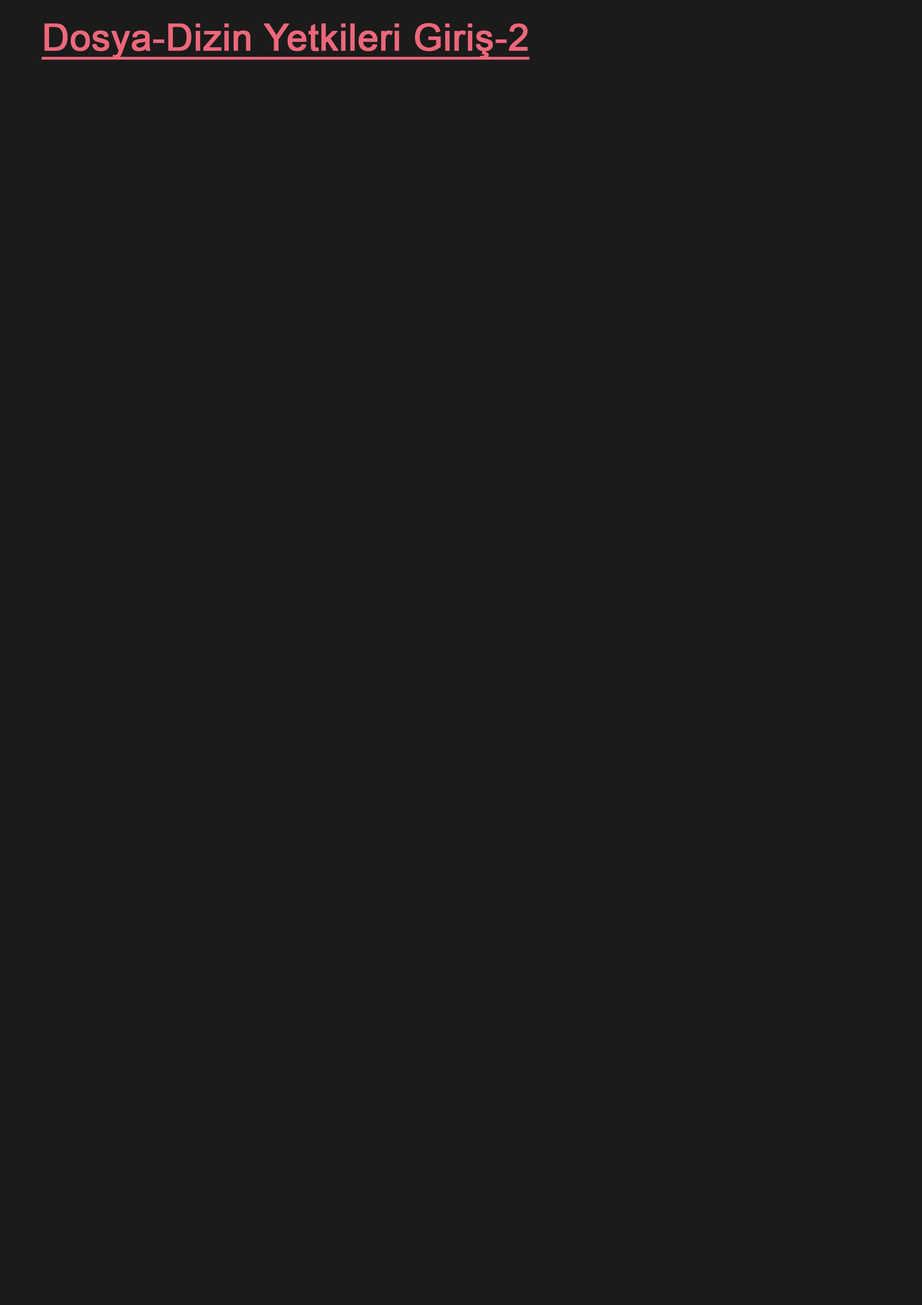
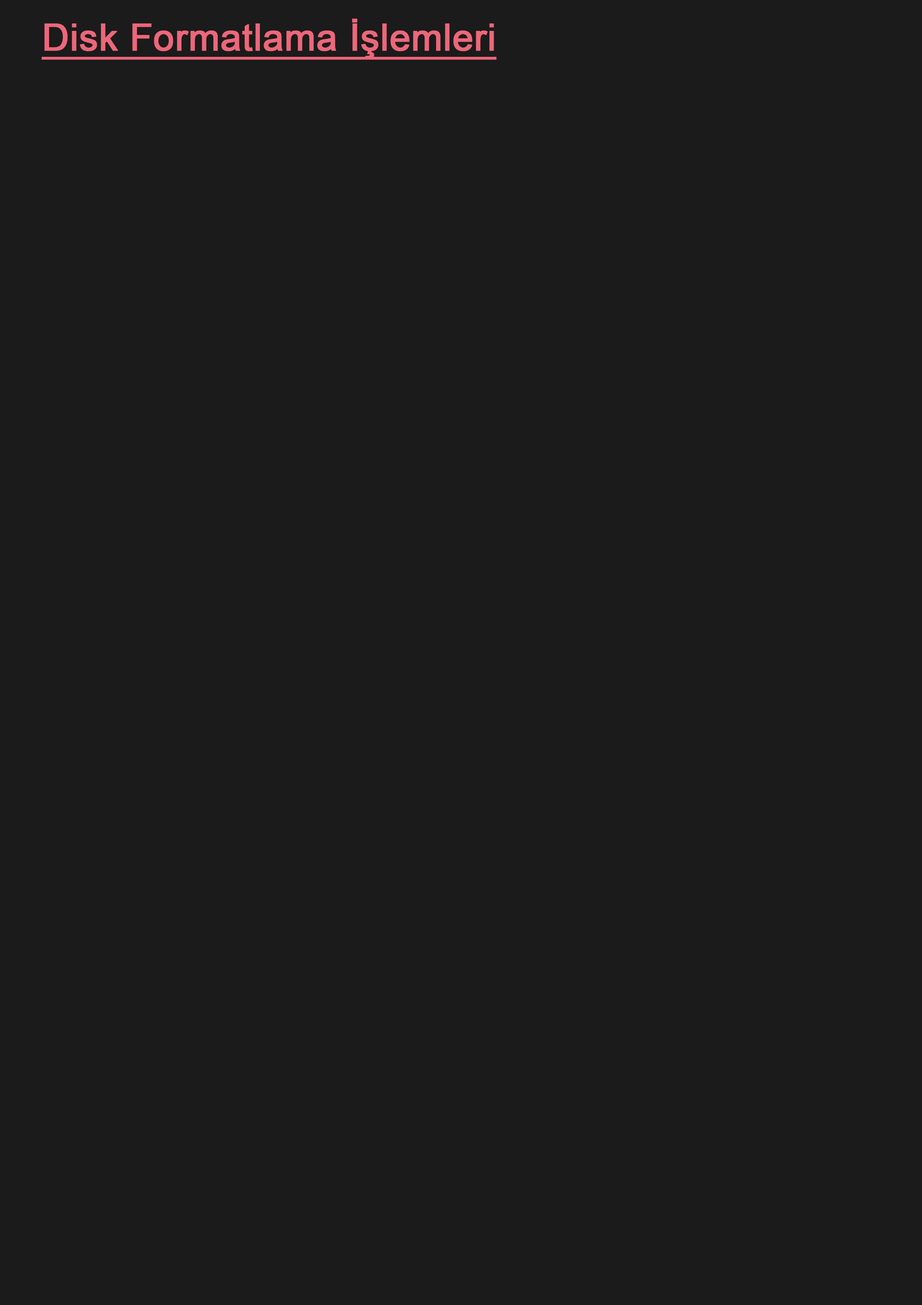
Layered file, before and after one edit (922×1305). Changes by layer:
renamed "Dosya-Dizin Yetkileri Giriş-2" to "Disk Formatlama İşlemleri", painted on it over [70, 18, 530, 60]
